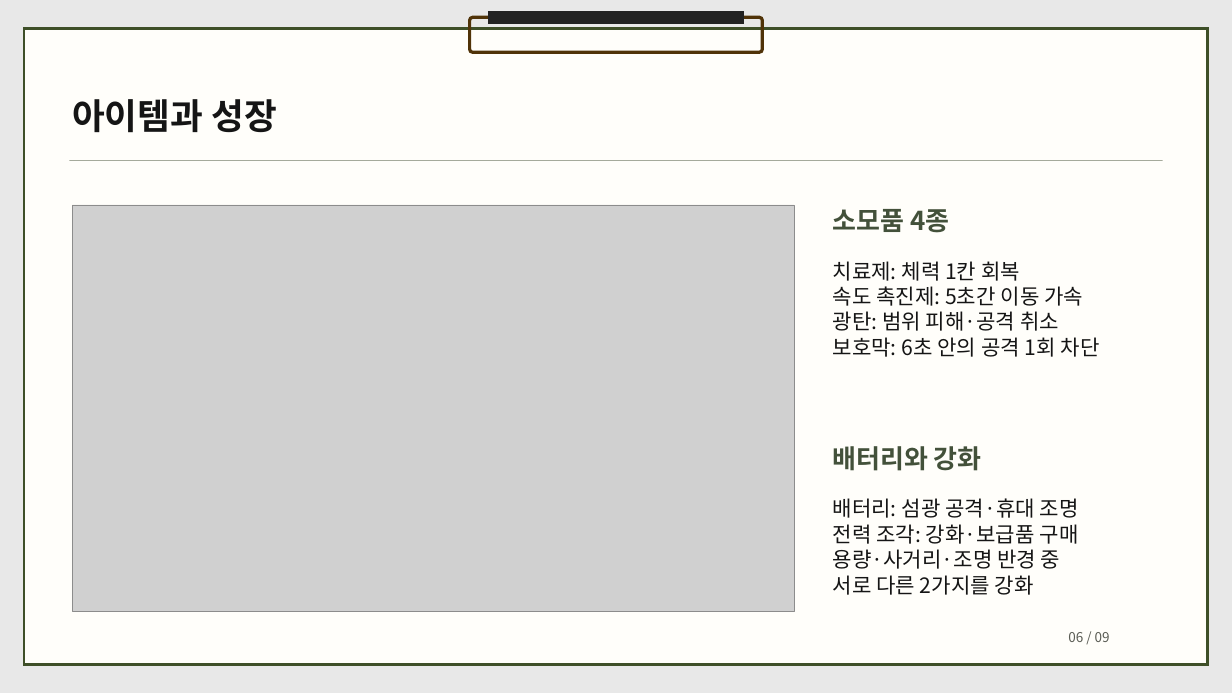
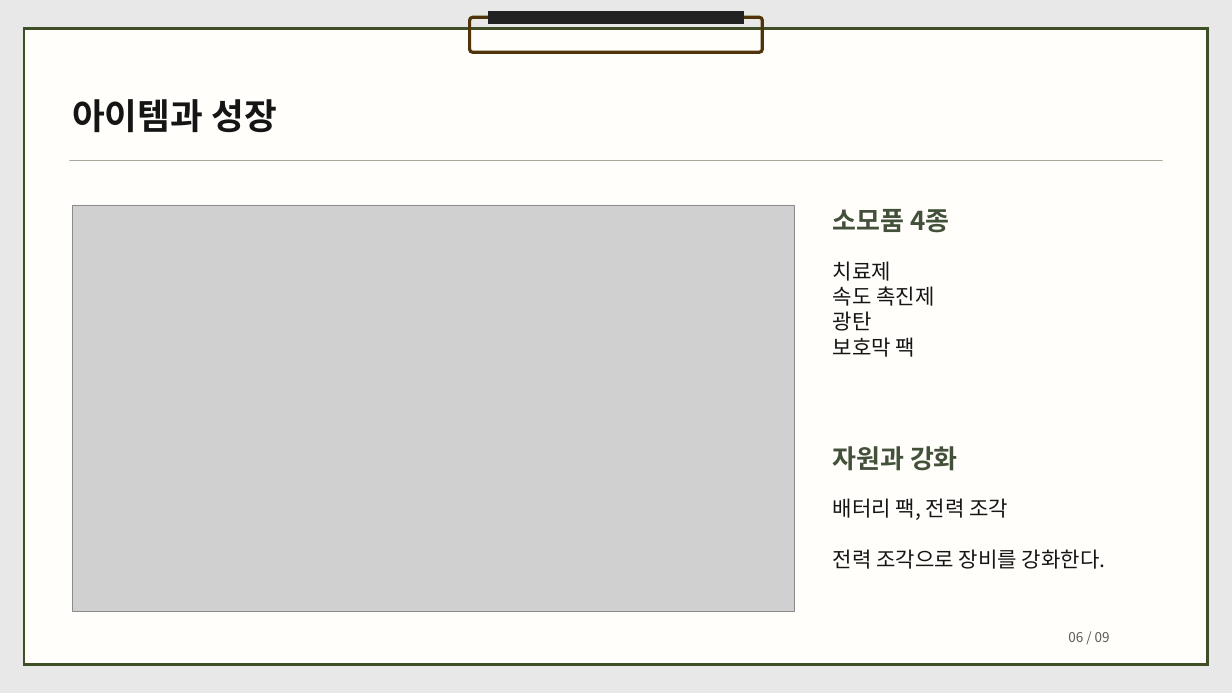
Before and after one commit to dbguswh/2Dgame_project, a slide deck: slide 6 of docs/2D게임프로그래밍 1차발표.pptx. Drawn at 1232x693 pixels with LibreOffice and Linux fonts; fonts in the diff are those of the drawing; grey boxes stand for pictures. Boxes give left, top, right and bottom in pixels: in the first picture for what was removed or moved away, otherwise in the second. Text is boxed around its words. In the diff, an @@ line names an element or a change of style, - is before the commit and + after.

```diff
--- a/docs/2D게임프로그래밍 1차발표.pptx
+++ b/docs/2D게임프로그래밍 1차발표.pptx
@@ text at [833, 261, 934, 357]: text changed @@
-치료제: 체력 1칸 회복
-속도 촉진제: 5초간 이동 가속
-광탄: 범위 피해·공격 취소
-보호막: 6초 안의 공격 1회 차단
+치료제
+속도 촉진제
+광탄
+보호막 팩
@@ text at [833, 446, 958, 471]: text changed @@
-배터리와 강화
+자원과 강화
@@ text at [833, 498, 1106, 569]: text changed @@
-배터리: 섬광 공격·휴대 조명
-전력 조각: 강화·보급품 구매
-용량·사거리·조명 반경 중
-서로 다른 2가지를 강화
+배터리 팩, 전력 조각
+전력 조각으로 장비를 강화한다.
```
Also in this commit, not shown: 7 other slides changed.
